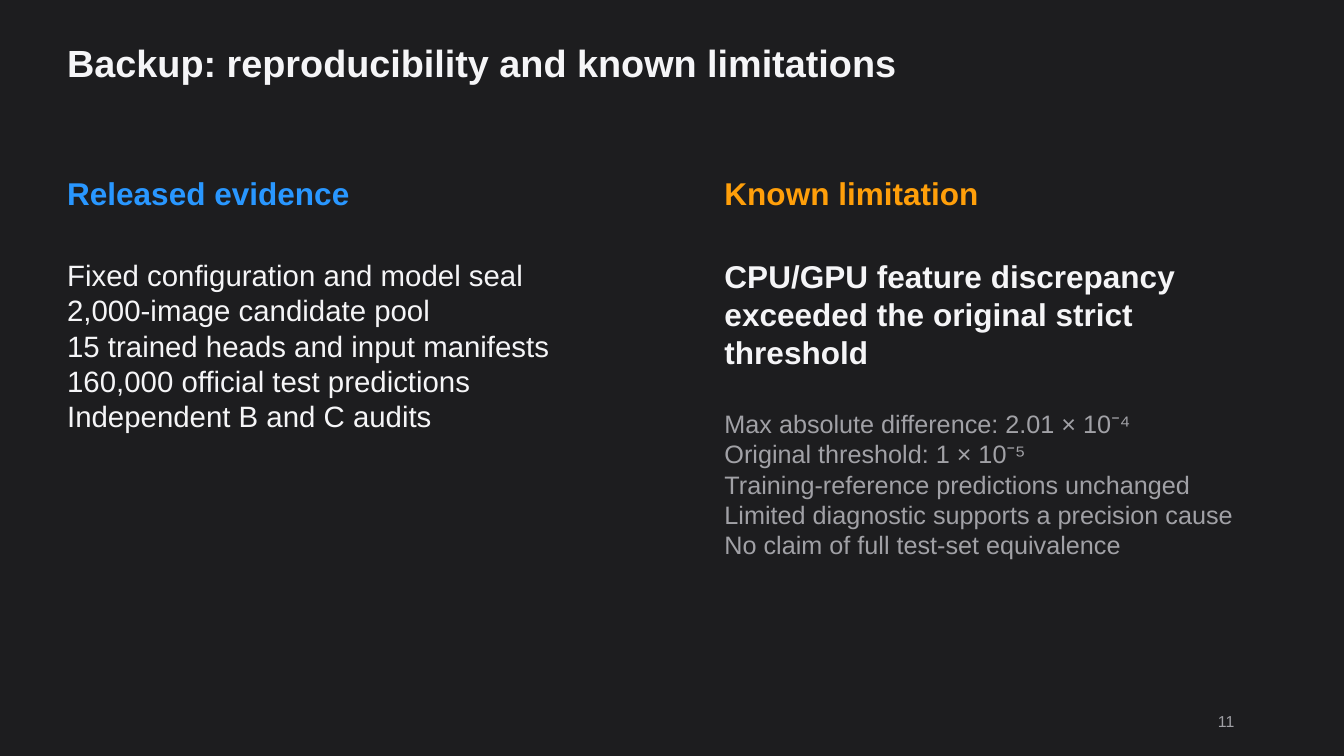
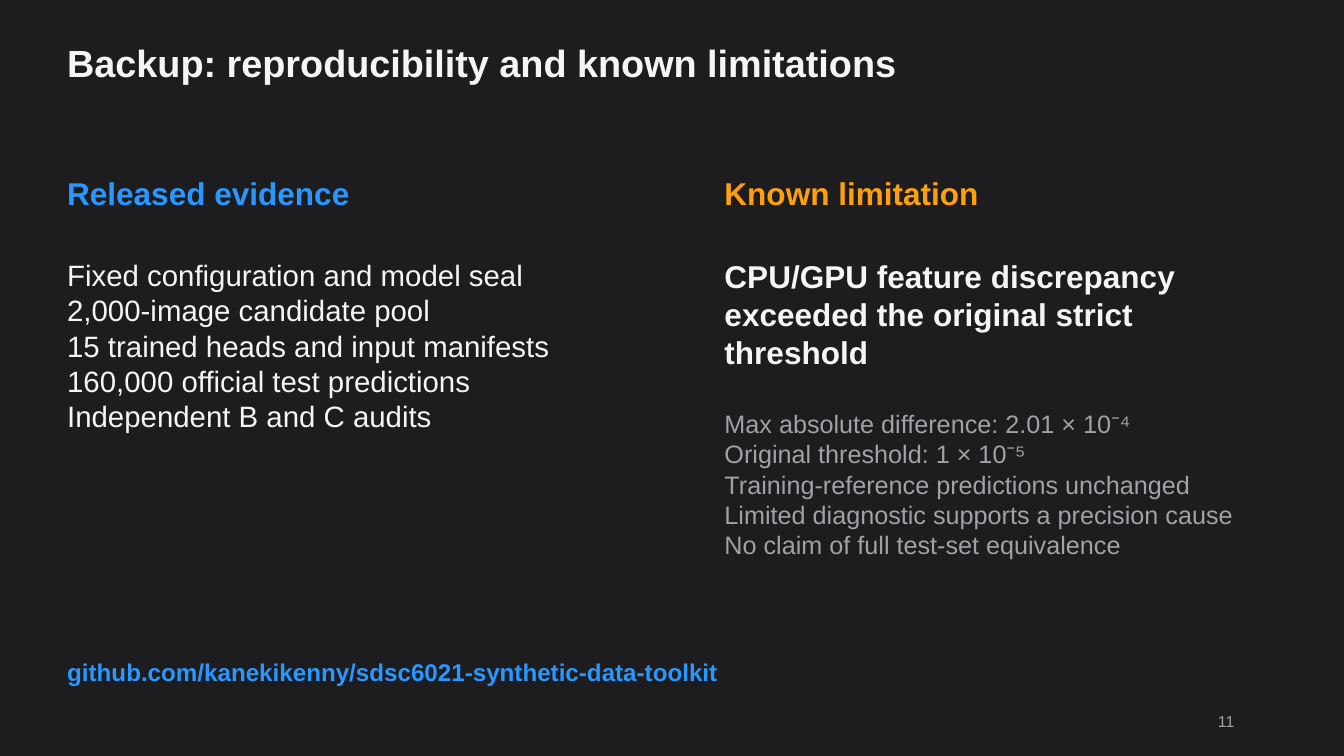
Before and after one commit to kanekikenny/sdsc6021-synthetic-data-toolkit, a slide deck: slide 11 of slides/apple_dark/SDSC6021_Apple_Dark_SFPro_Team.pptx. Drawn at 1344x756 pixels with LibreOffice and Linux fonts; fonts in the diff are those of the drawing. Boxes give left, top, right and bottom in pixels: in the first picture for what was removed or moved away, otherwise in the second. Text is boxed around its words. In the diff, an @@ line names an element or a change of style, - is before the commit and + after.

```diff
--- a/slides/apple_dark/SDSC6021_Apple_Dark_SFPro_Team.pptx
+++ b/slides/apple_dark/SDSC6021_Apple_Dark_SFPro_Team.pptx
@@ text added at bbox=[67, 663, 717, 686], 17.2 pt, text #2997FF, bold @@
+github.com/kanekikenny/sdsc6021-synthetic-data-toolkit
```
Also in this commit, not shown: 1 other slide changed, 3 other files.
